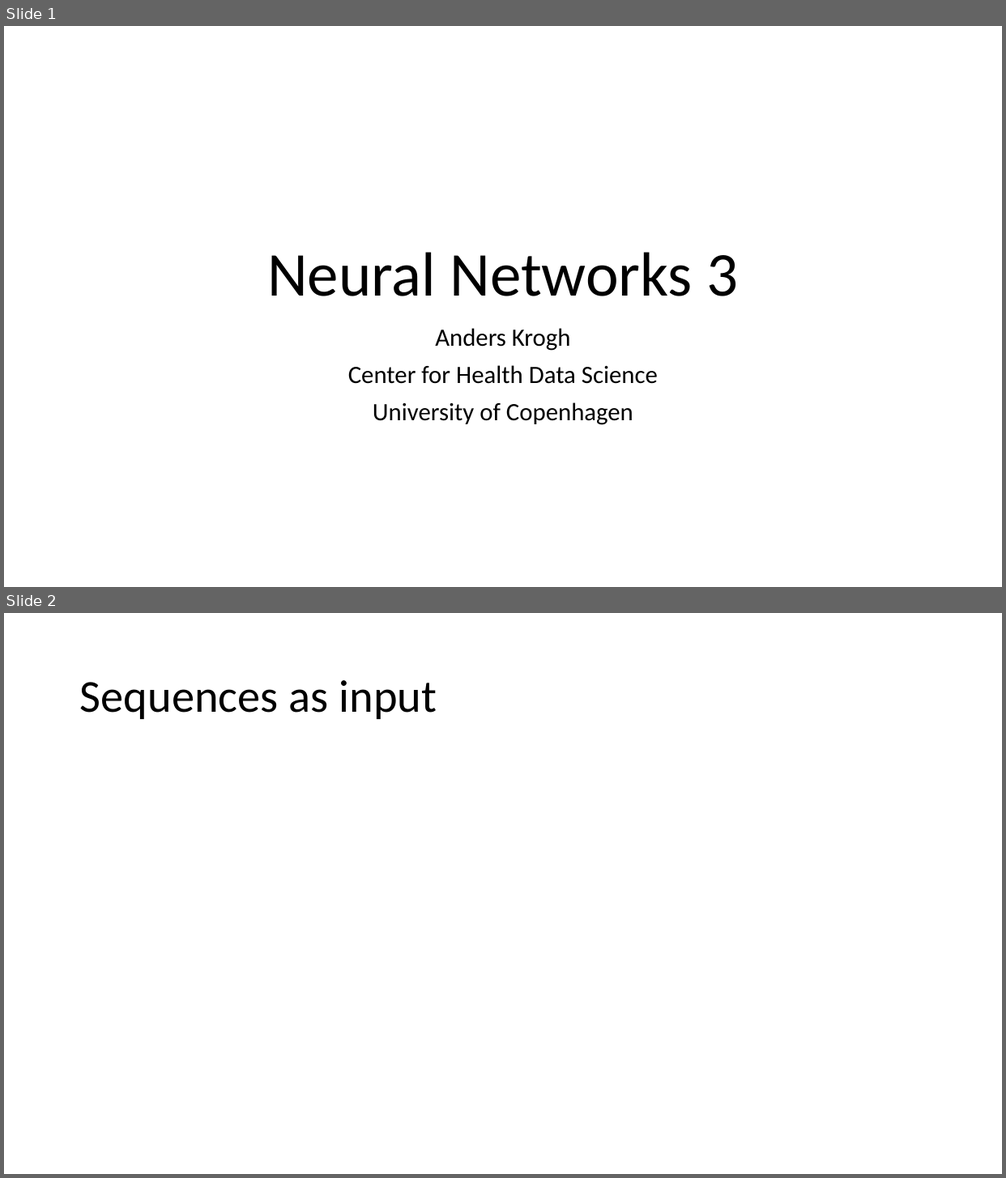
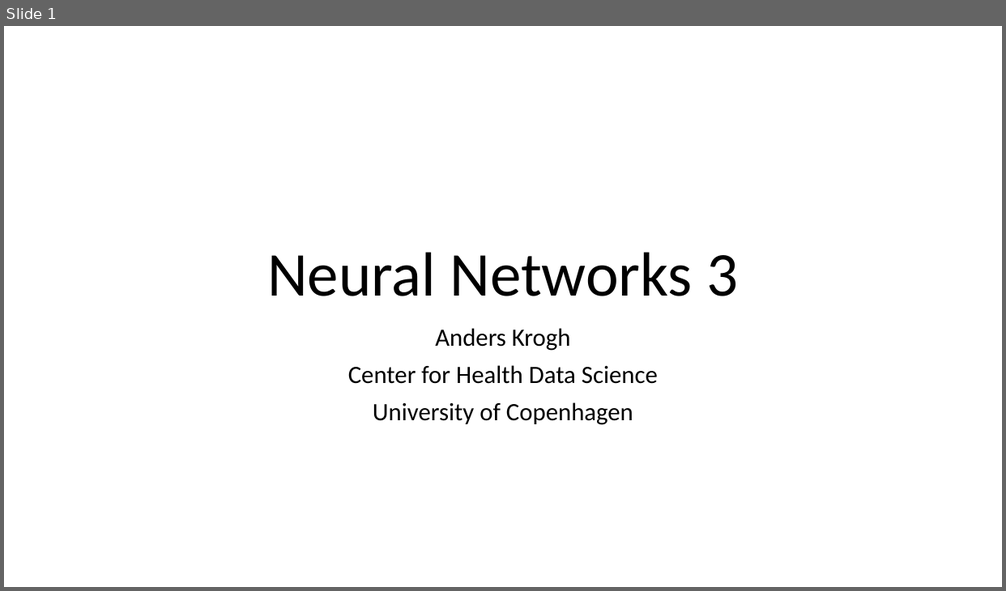
Before and after one commit to Center-for-Health-Data-Science/IntroToML, a slide deck: Day2/NNintro3.pptx. Shown one above the other, each under a label of ours: slides 1 and 2 before the commit, slide 1 after it. The pictures are 1006x1178 and 1006x591 pixels, drawn with LibreOffice and Linux fonts; fonts in the diff are those of the drawing. Boxes give left, top, right and bottom in pixels: in the first picture for what was removed or moved away, otherwise in the second. Text is boxed around its words. In the diff, an @@ line names an element or a change of style, - is before the commit and + after.

```diff
--- a/Day2/NNintro3.pptx
+++ b/Day2/NNintro3.pptx
@@ slide 2 removed at (x1=4, y1=613, x2=1002, y2=1174), background #FFFFFF @@
@@ title removed at (x1=80, y1=680, x2=437, y2=719) @@
-Sequences as input
```
Also in this commit, not shown: 7 slides added, 5 other slides removed, 5 other files.
